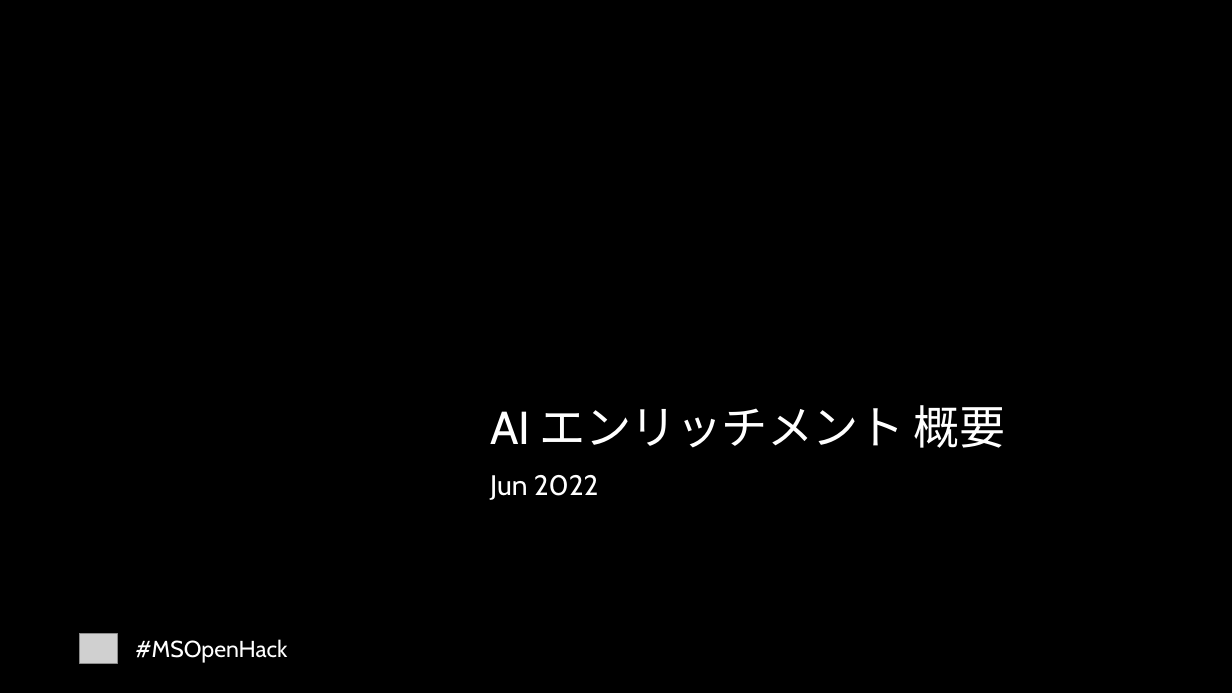
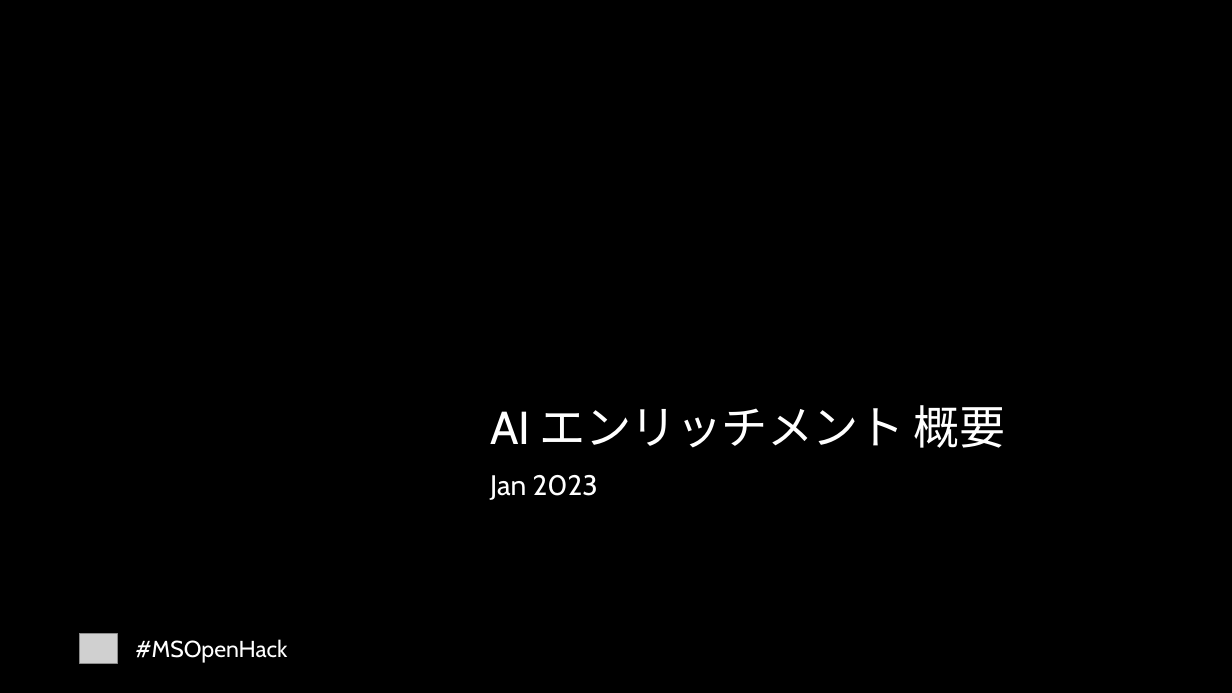
Before and after one commit to k14i/Presentation-Deck-AI-Enrichment-Overview, a slide deck: slide 1 of for_presentation/pptx/AI Enrichment Overview (ja-jp).pptx. Drawn at 1232x693 pixels with LibreOffice and Linux fonts; fonts in the diff are those of the drawing; grey boxes stand for pictures; background and template pictures are left out. Boxes give left, top, right and bottom in pixels: in the first picture for what was removed or moved away, otherwise in the second. Text is boxed around its words. In the diff, an @@ line names an element or a change of style, - is before the commit and + after.

```diff
--- a/for_presentation/pptx/AI Enrichment Overview (ja-jp).pptx
+++ b/for_presentation/pptx/AI Enrichment Overview (ja-jp).pptx
@@ subtitle at (490,475,598,500): text changed @@
-Jun 2022
+Jan 2023
```
Also in this commit, not shown: 2 other slides changed, 1 other file.
